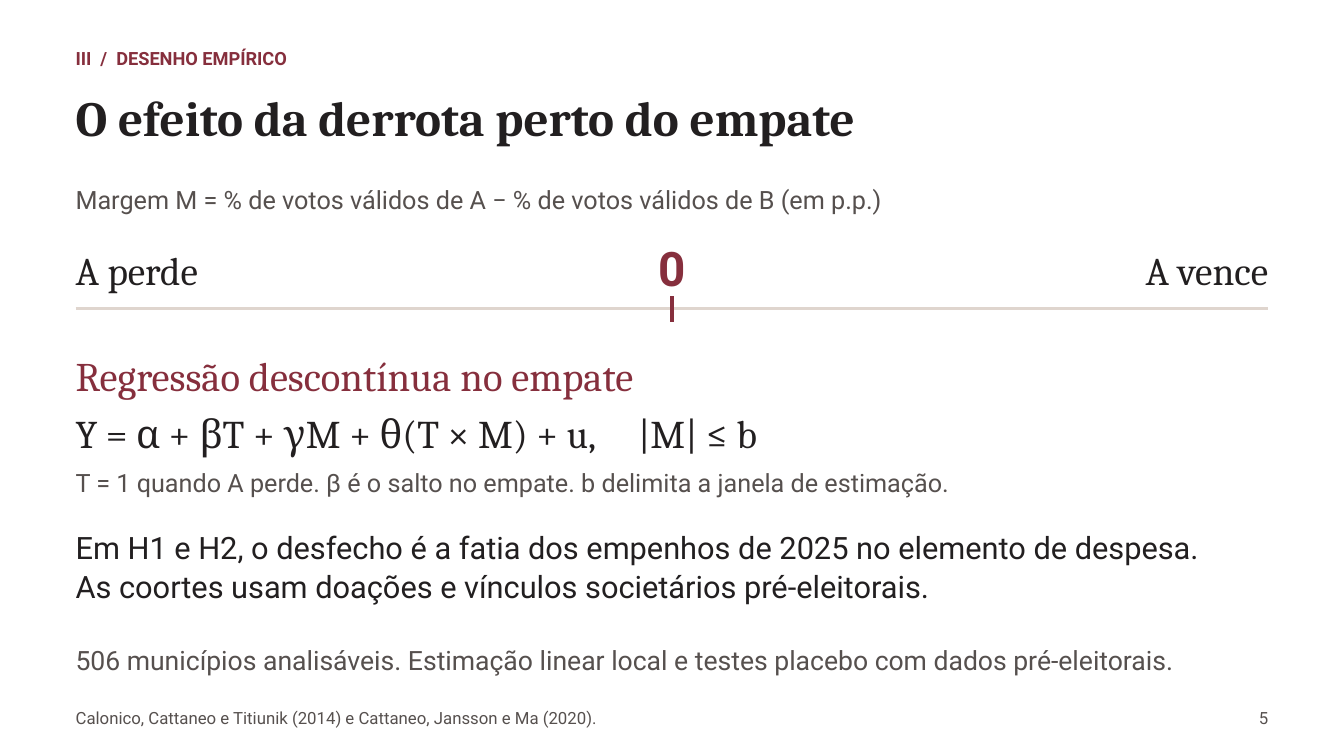
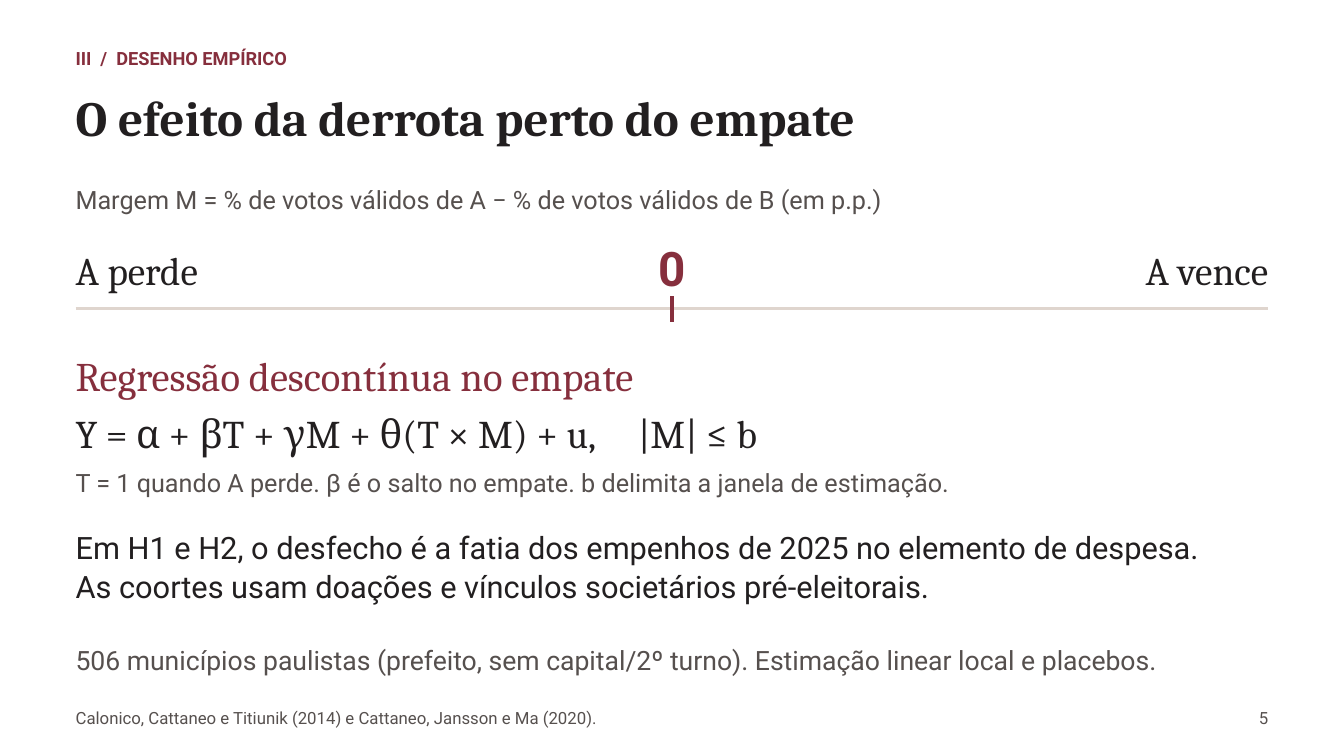
Before and after one commit to rafaelt0/redes-empresariais-alternancia-politica, a slide deck: slide 5 of output/deck.pptx. Drawn at 1344x756 pixels with LibreOffice and Linux fonts; fonts in the diff are those of the drawing. Boxes give left, top, right and bottom in pixels: in the first picture for what was removed or moved away, otherwise in the second. Text is boxed around its words. In the diff, an @@ line names an element or a change of style, - is before the commit and + after.

```diff
--- a/output/deck.pptx
+++ b/output/deck.pptx
@@ text at (x1=76, y1=649, x2=1156, y2=676): text changed @@
-506 municípios analisáveis. Estimação linear local e testes placebo com dados pré-eleitorais.
+506 municípios paulistas (prefeito, sem capital/2º turno). Estimação linear local e placebos.
```
Also in this commit, not shown: 5 other slides changed, 2 slides added, 2 slides removed, 4 other files.
